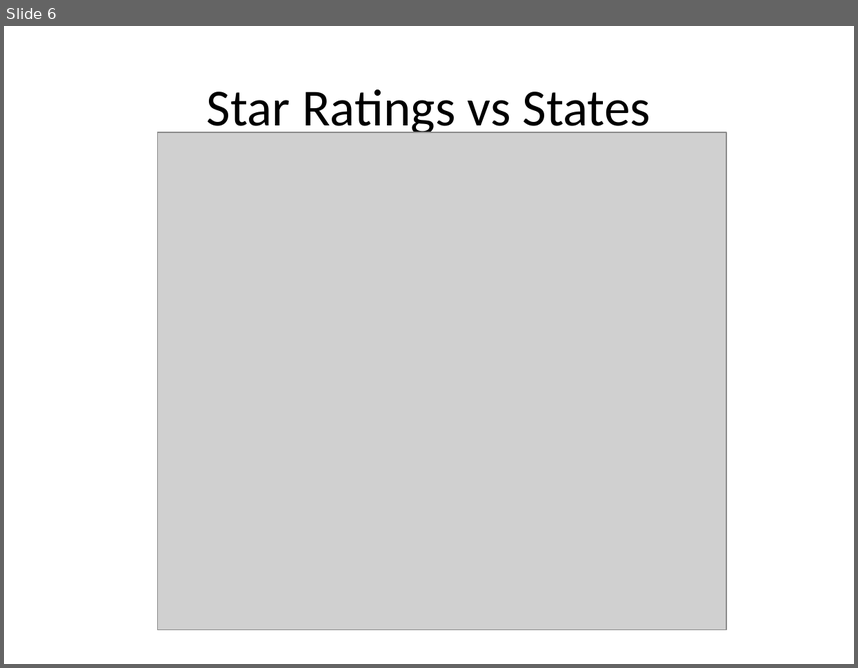
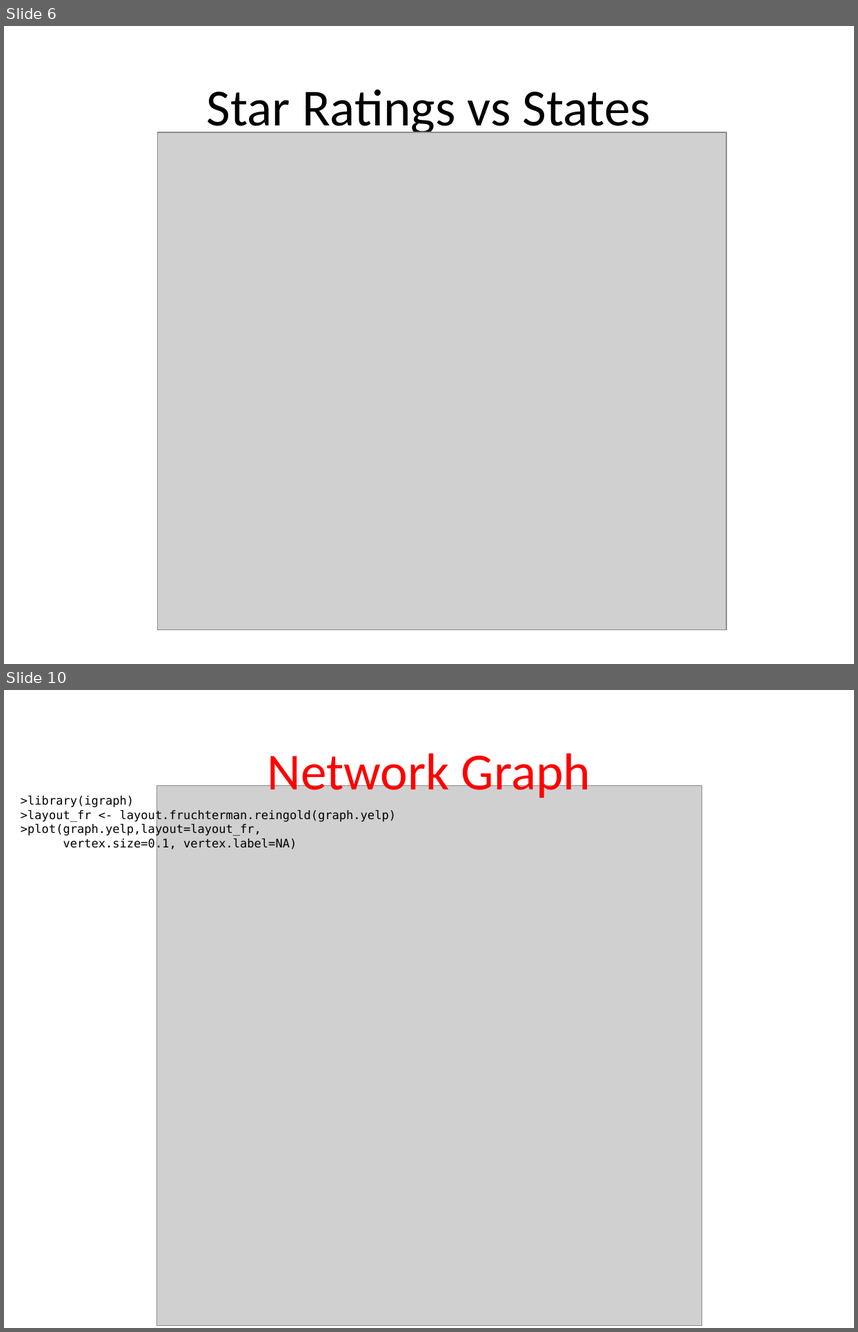
Before and after one commit to conan2014/ModelingSocialDataProject, a slide deck: Conan_Jeff_Presentation.pptx. Shown one above the other, each under a label of ours: slide 6 before the commit, slides 6 and 10 after it; the slides between them are not shown. The pictures are 858x668 and 858x1332 pixels, drawn with LibreOffice and Linux fonts; fonts in the diff are those of the drawing; grey boxes stand for pictures. Boxes give left, top, right and bottom in pixels: in the first picture for what was removed or moved away, otherwise in the second. Text is boxed around its words. In the diff, an @@ line names an element or a change of style, - is before the commit and + after.

```diff
--- a/Conan_Jeff_Presentation.pptx
+++ b/Conan_Jeff_Presentation.pptx
@@ slide 10 added at (x1=4, y1=690, x2=854, y2=1328), background #FFFFFF @@
@@ title added at (x1=267, y1=753, x2=590, y2=801), 44 pt, text #FF0000 @@
+Network Graph
@@ picture added at (x1=157, y1=785, x2=702, y2=1325) @@
@@ text added at (x1=21, y1=796, x2=396, y2=850), 10 pt, text #000000 @@
+>library(igraph)
+>layout_fr <- layout.fruchterman.reingold(graph.yelp)
+>plot(graph.yelp,layout=layout_fr,
+vertex.size=0.1, vertex.label=NA)
```
Also in this commit, not shown: 8 other slides added, 2 other files.
